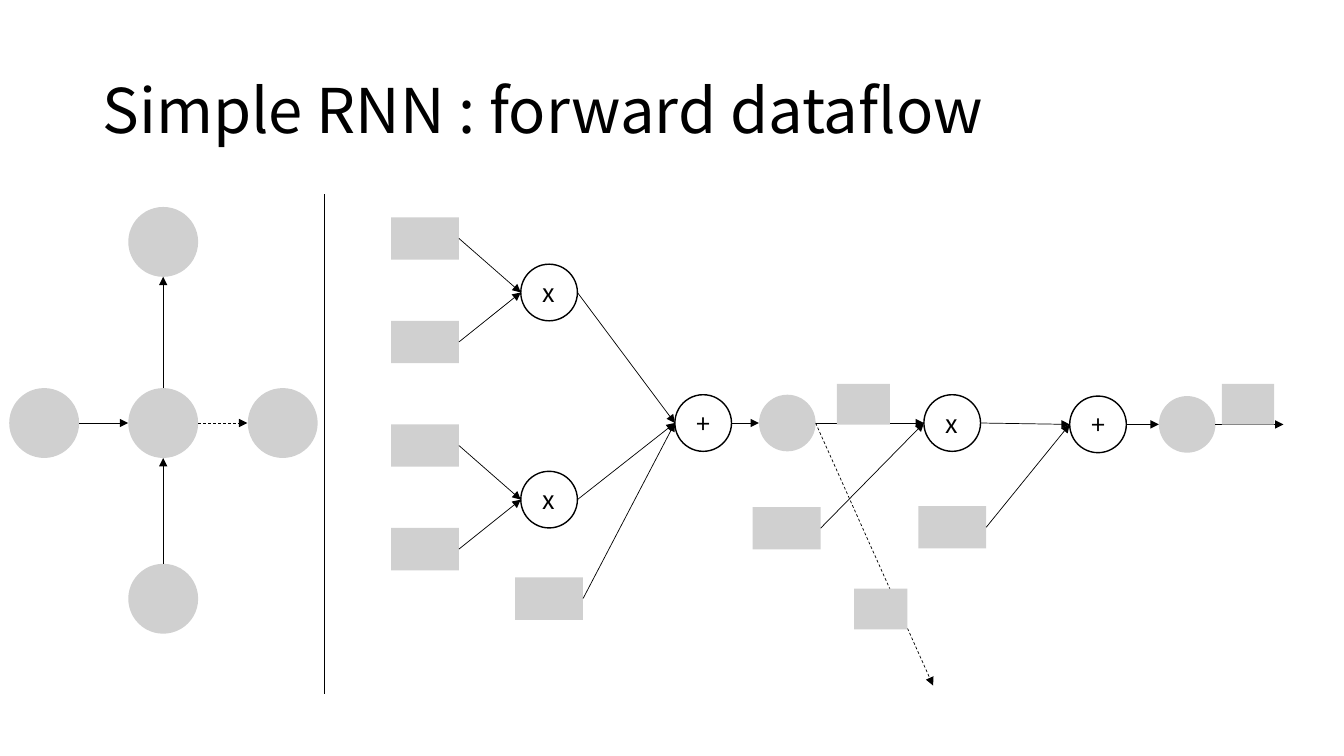
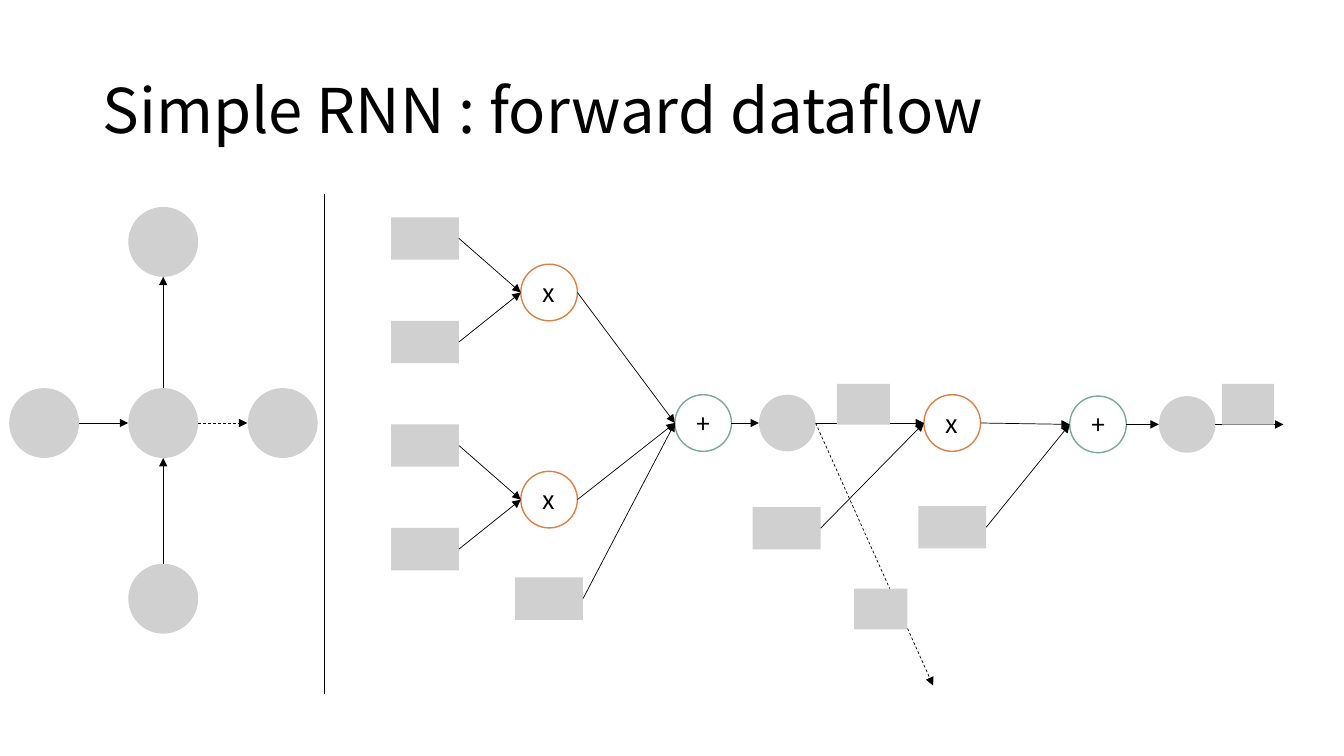
Before and after one commit to taeminlee/taeminlee.github.io_backupo, a slide deck: slide 9 of assets/figures.pptx. Drawn at 1344x756 pixels with LibreOffice and Linux fonts; fonts in the diff are those of the drawing; grey boxes stand for pictures. Boxes give left, top, right and bottom in pixels: in the first picture for what was removed or moved away, otherwise in the second. Text is boxed around its words. In the diff, an @@ line names an element or a change of style, - is before the commit and + after.

```diff
--- a/assets/figures.pptx
+++ b/assets/figures.pptx
@@ ellipse "+" at box(676, 395, 732, 452): outline #000000 1 pt to #7BA79D 1 pt @@
@@ outline #000000 1 pt to #DD8047 1 pt in 3 elements at box(521, 264, 578, 321), box(521, 472, 578, 528), box(925, 395, 981, 452) @@
@@ ellipse "+" at box(1070, 396, 1126, 453): outline #000000 1 pt to #7BA79D 1 pt @@
```
Also in this commit, not shown: 11 other slides changed, 12 slides added, 1 slide removed, 5 other files.
